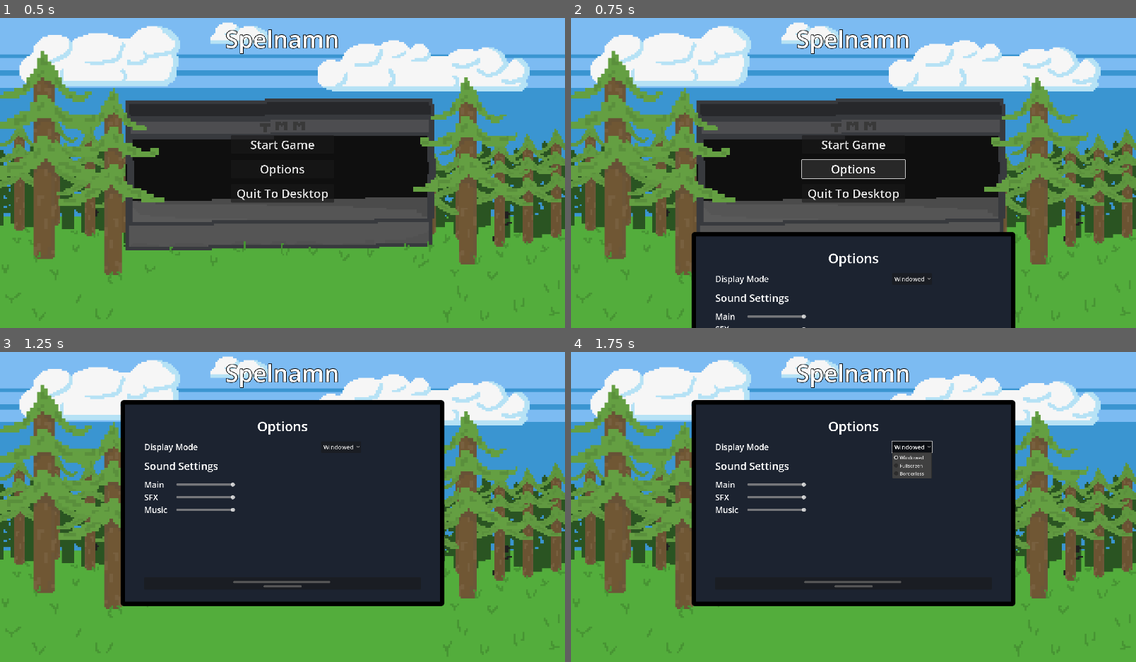
Above: before the commit, frames 1-4 (two rows, left to right).
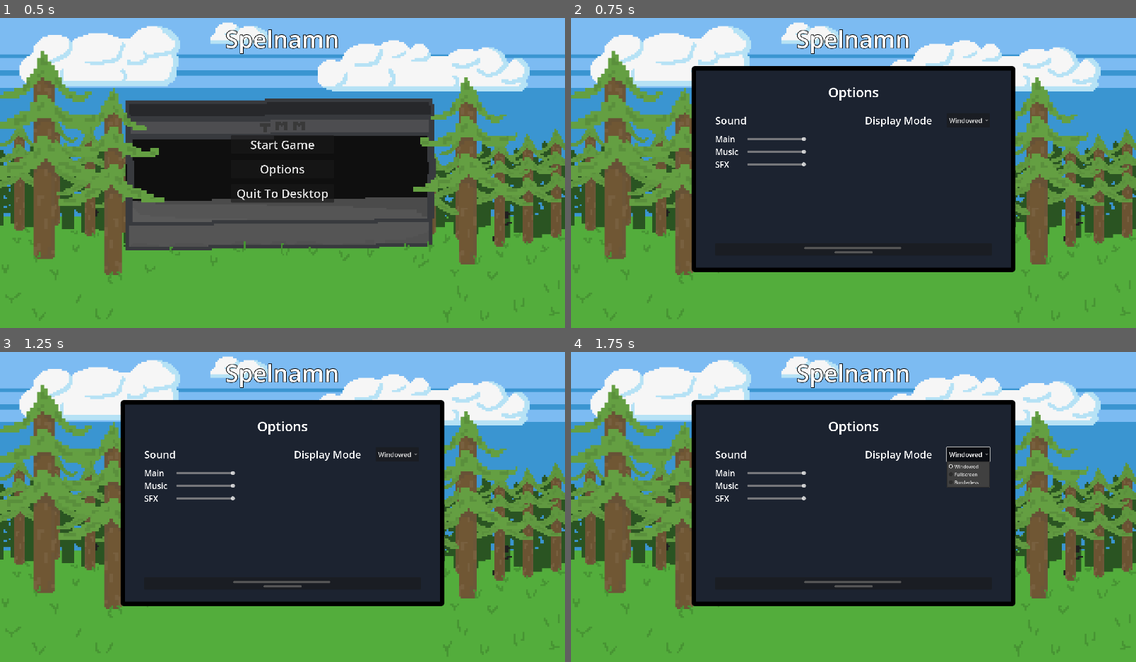
Above: after the commit, the same moments.

Repository: Goldstar32/TMMGame
Game: Godot game, scene res://Scenes/Menus/main_menu.tscn
Same seed, same stepped clock (60 frames per second), same inputs: the game is played once before the commit and once after it.
Inputs:
- Up to frame 1 (0.5 s): no input
- Up to frame 2 (0.75 s): click "Options" at 0.5 s
- Up to frame 3 (1.25 s): no input
- Up to frame 4 (1.75 s): click "Windowed" at 1.25 s

Frame 1 is identical in both runs. In frame 2, 39% of the frame differs, in the area x 21-79%, y 15-100%; in frame 3, 1.1%; in frame 4, 2.6%.
Error after the commit: Invalid type in function 'select' in base 'OptionButton'. Cannot convert argument 1 from Nil to int. (res://Scripts/Menus/options_menu.gd:24)

Commit message:
Ny options layout
Ändrade layouten på options menys med flera nya containers och ändrade namn på saker. Fixade också display mode så att den sparar ens val

Diff:
--- a/Scenes/Menus/options_menu.tscn
+++ b/Scenes/Menus/options_menu.tscn
@@ -60,7 +60,7 @@
 
 [node name="VBoxContainer" type="VBoxContainer" parent="MenuPanel/MarginContainer"]
 layout_mode = 2
-theme_override_constants/separation = 20
+theme_override_constants/separation = 40
 
 [node name="Options" type="Label" parent="MenuPanel/MarginContainer/VBoxContainer"]
 layout_mode = 2
@@ -68,25 +68,81 @@
 text = "Options"
 horizontal_alignment = 1
 
-[node name="GridContainer" type="GridContainer" parent="MenuPanel/MarginContainer/VBoxContainer"]
+[node name="Content" type="GridContainer" parent="MenuPanel/MarginContainer/VBoxContainer"]
 layout_mode = 2
 size_flags_horizontal = 0
 size_flags_vertical = 0
-theme_override_constants/h_separation = 350
+theme_override_constants/h_separation = 200
 theme_override_constants/v_separation = 20
 columns = 2
 
-[node name="Display" type="Label" parent="MenuPanel/MarginContainer/VBoxContainer/GridContainer"]
+[node name="SoundOptions" type="VBoxContainer" parent="MenuPanel/MarginContainer/VBoxContainer/Content"]
+layout_mode = 2
+theme_override_constants/separation = 20
+
+[node name="Sound" type="Label" parent="MenuPanel/MarginContainer/VBoxContainer/Content/SoundOptions"]
+layout_mode = 2
+theme_override_font_sizes/font_size = 35
+text = "Sound"
+
+[node name="GridContainer2" type="GridContainer" parent="MenuPanel/MarginContainer/VBoxContainer/Content/SoundOptions"]
+layout_mode = 2
+theme_override_constants/h_separation = 30
+columns = 2
+
+[node name="Main" type="Label" parent="MenuPanel/MarginContainer/VBoxContainer/Content/SoundOptions/GridContainer2"]
+layout_mode = 2
+theme_override_font_sizes/font_size = 28
+text = "Main
+"
+
+[node name="MainSlider" type="HSlider" parent="MenuPanel/MarginContainer/VBoxContainer/Content/SoundOptions/GridContainer2"]
+custom_minimum_size = Vector2(200, 0)
+layout_mode = 2
+size_flags_horizontal = 4
+size_flags_vertical = 4
+max_value = 1.0
+step = 0.001
+
+[node name="Music" type="Label" parent="MenuPanel/MarginContainer/VBoxContainer/Content/SoundOptions/GridContainer2"]
+layout_mode = 2
+theme_override_font_sizes/font_size = 28
+text = "Music"
+
+[node name="MusicSlider" type="HSlider" parent="MenuPanel/MarginContainer/VBoxContainer/Content/SoundOptions/GridContainer2"]
+layout_mode = 2
+size_flags_vertical = 4
+max_value = 1.0
+step = 0.001
+
+[node name="SFX" type="Label" parent="MenuPanel/MarginContainer/VBoxContainer/Content/SoundOptions/GridContainer2"]
+layout_mode = 2
+theme_override_font_sizes/font_size = 28
+text = "SFX"
+
+[node name="SFXSlider" type="HSlider" parent="MenuPanel/MarginContainer/VBoxContainer/Content/SoundOptions/GridContainer2"]
+custom_minimum_size = Vector2(50, 0)
+layout_mode = 2
+size_flags_vertical = 4
+max_value = 1.0
+step = 0.001
+
+[node name="OtherOptions" type="GridContainer" parent="MenuPanel/MarginContainer/VBoxContainer/Content"]
+layout_mode = 2
+theme_override_constants/h_separation = 50
+columns = 2
+
+[node name="Display" type="Label" parent="MenuPanel/MarginContainer/VBoxContainer/Content/OtherOptions"]
 layout_mode = 2
 size_flags_horizontal = 0
 size_flags_vertical = 8
-theme_override_font_sizes/font_size = 28
+theme_override_font_sizes/font_size = 35
 text = "Display Mode"
 
-[node name="Mode" type="OptionButton" parent="MenuPanel/MarginContainer/VBoxContainer/GridContainer"]
+[node name="Mode" type="OptionButton" parent="MenuPanel/MarginContainer/VBoxContainer/Content/OtherOptions"]
 layout_mode = 2
 size_flags_horizontal = 0
-theme_override_font_sizes/font_size = 20
+theme_override_font_sizes/font_size = 22
 item_count = 3
 selected = 0
 popup/item_0/text = "Windowed"
@@ -95,53 +151,6 @@
 popup/item_1/id = 1
 popup/item_2/text = "Borderless"
 popup/item_2/id = 2
-
-[node name="SoundSettings" type="Label" parent="MenuPanel/MarginContainer/VBoxContainer/GridContainer"]
-layout_mode = 2
-theme_override_font_sizes/font_size = 35
-text = "Sound Settings"
-
-[node name="GridContainer2" type="GridContainer" parent="MenuPanel/MarginContainer/VBoxContainer"]
-layout_mode = 2
-theme_override_constants/h_separation = 30
-columns = 2
-
-[node name="Main" type="Label" parent="MenuPanel/MarginContainer/VBoxContainer/GridContainer2"]
-layout_mode = 2
-theme_override_font_sizes/font_size = 28
-text = "Main
-"
-
-[node name="MainSlider" type="HSlider" parent="MenuPanel/MarginContainer/VBoxContainer/GridContainer2"]
-custom_minimum_size = Vector2(200, 0)
-layout_mode = 2
-size_flags_horizontal = 4
-size_flags_vertical = 4
-max_value = 1.0
-step = 0.001
-
-[node name="SFX" type="Label" parent="MenuPanel/MarginContainer/VBoxContainer/GridContainer2"]
-layout_mode = 2
-theme_override_font_sizes/font_size = 28
-text = "SFX"
-
-[node name="SFXSlider" type="HSlider" parent="MenuPanel/MarginContainer/VBoxContainer/GridContainer2"]
-custom_minimum_size = Vector2(50, 0)
-layout_mode = 2
-size_flags_vertical = 4
-max_value = 1.0
-step = 0.001
-
-[node name="Music" type="Label" parent="MenuPanel/MarginContainer/VBoxContainer/GridContainer2"]
-layout_mode = 2
-theme_override_font_sizes/font_size = 28
-text = "Music"
-
-[node name="MusicSlider" type="HSlider" parent="MenuPanel/MarginContainer/VBoxContainer/GridContainer2"]
-layout_mode = 2
-size_flags_vertical = 4
-max_value = 1.0
-step = 0.001
 
 [node name="Close" type="Button" parent="MenuPanel/MarginContainer/VBoxContainer"]
 layout_mode = 2
@@ -153,11 +162,11 @@
 icon = ExtResource("1_konqf")
 icon_alignment = 1
 
-[connection signal="item_selected" from="MenuPanel/MarginContainer/VBoxContainer/GridContainer/Mode" to="." method="_on_option_button_item_selected"]
-[connection signal="drag_ended" from="MenuPanel/MarginContainer/VBoxContainer/GridContainer2/MainSlider" to="." method="_on_main_slider_drag_ended"]
-[connection signal="value_changed" from="MenuPanel/MarginContainer/VBoxContainer/GridContainer2/MainSlider" to="." method="_on_main_slider_value_changed"]
-[connection signal="drag_ended" from="MenuPanel/MarginContainer/VBoxContainer/GridContainer2/SFXSlider" to="." method="_on_sfx_slider_drag_ended"]
-[connection signal="value_changed" from="MenuPanel/MarginContainer/VBoxContainer/GridContainer2/SFXSlider" to="." method="_on_sfx_slider_value_changed"]
-[connection signal="drag_ended" from="MenuPanel/MarginContainer/VBoxContainer/GridContainer2/MusicSlider" to="." method="_on_music_slider_drag_ended"]
-[connection signal="value_changed" from="MenuPanel/MarginContainer/VBoxContainer/GridContainer2/MusicSlider" to="." method="_on_music_slider_value_changed"]
+[connection signal="drag_ended" from="MenuPanel/MarginContainer/VBoxContainer/Content/SoundOptions/GridContainer2/MainSlider" to="." method="_on_main_slider_drag_ended"]
+[connection signal="value_changed" from="MenuPanel/MarginContainer/VBoxContainer/Content/SoundOptions/GridContainer2/MainSlider" to="." method="_on_main_slider_value_changed"]
+[connection signal="drag_ended" from="MenuPanel/MarginContainer/VBoxContainer/Content/SoundOptions/GridContainer2/MusicSlider" to="." method="_on_music_slider_drag_ended"]
+[connection signal="value_changed" from="MenuPanel/MarginContainer/VBoxContainer/Content/SoundOptions/GridContainer2/MusicSlider" to="." method="_on_music_slider_value_changed"]
+[connection signal="drag_ended" from="MenuPanel/MarginContainer/VBoxContainer/Content/SoundOptions/GridContainer2/SFXSlider" to="." method="_on_sfx_slider_drag_ended"]
+[connection signal="value_changed" from="MenuPanel/MarginContainer/VBoxContainer/Content/SoundOptions/GridContainer2/SFXSlider" to="." method="_on_sfx_slider_value_changed"]
+[connection signal="item_selected" from="MenuPanel/MarginContainer/VBoxContainer/Content/OtherOptions/Mode" to="." method="_on_option_button_item_selected"]
 [connection signal="button_up" from="MenuPanel/MarginContainer/VBoxContainer/Close" to="." method="_on_button_button_up"]
--- a/Scripts/Menus/options_menu.gd
+++ b/Scripts/Menus/options_menu.gd
@@ -12,12 +12,16 @@
 
 # Called when the node enters the scene tree for the first time.
 func _ready():
-	var sfx_slider = $MenuPanel/MarginContainer/VBoxContainer/GridContainer2/SFXSlider
+	var main_slider = $MenuPanel/MarginContainer/VBoxContainer/Content/SoundOptions/GridContainer2/MainSlider
+	main_slider.value = db_to_linear(AudioServer.get_bus_volume_db(main_bus))
+	var music_slider = $MenuPanel/MarginContainer/VBoxContainer/Content/SoundOptions/GridContainer2/MusicSlider
+	music_slider.value = db_to_linear(AudioServer.get_bus_volume_db(music_bus))
+	var sfx_slider = $MenuPanel/MarginContainer/VBoxContainer/Content/SoundOptions/GridContainer2/SFXSlider
 	sfx_slider.value = db_to_linear(AudioServer.get_bus_volume_db(sfx_bus))
-	var main_slider = $MenuPanel/MarginContainer/VBoxContainer/GridContainer2/MainSlider
-	main_slider.value = db_to_linear(AudioServer.get_bus_volume_db(main_bus))
-	var music_slider = $MenuPanel/MarginContainer/VBoxContainer/GridContainer2/MusicSlider
-	music_slider.value = db_to_linear(AudioServer.get_bus_volume_db(music_bus))
+
+	var mode_option_button = $MenuPanel/MarginContainer/VBoxContainer/Content/OtherOptions/Mode
+	var window_mode = window_mode_to_int()
+	mode_option_button.select(window_mode)
 
 	screenSize = get_viewport().get_visible_rect().size
 	animateMenu("up")
@@ -34,6 +38,37 @@
 	await get_tree().create_timer(0.5).timeout
 	get_tree().root.remove_child(options_menu)
 
+#Ändrar skärmläge i spelet
+func _on_option_button_item_selected(index):
+	$SFX.stream = click_sound
+	$SFX.play()
+
+	match index:
+		0:
+			DisplayServer.window_set_mode(DisplayServer.WINDOW_MODE_MAXIMIZED)
+		1:
+			DisplayServer.window_set_mode(DisplayServer.WINDOW_MODE_EXCLUSIVE_FULLSCREEN)
+		2:
+			DisplayServer.window_set_mode(DisplayServer.WINDOW_MODE_FULLSCREEN)
+
+#Ändra ljudnivåer efter sliders
+func _on_main_slider_value_changed(value):
+	AudioServer.set_bus_volume_db(main_bus, linear_to_db(value))
+func _on_music_slider_value_changed(value):
+	AudioServer.set_bus_volume_db(music_bus, linear_to_db(value))
+func _on_sfx_slider_value_changed(value):
+	AudioServer.set_bus_volume_db(sfx_bus, linear_to_db(value))
+#Spela ljud när man ändrar ljudnivå
+func _on_main_slider_drag_ended(value_changed):
+	$SFX.stream = click_sound
+	$SFX.play()
+func _on_music_slider_drag_ended(value_changed):
+	$SFX.stream = click_sound
+	$SFX.play()
+func _on_sfx_slider_drag_ended(value_changed):
+	$SFX.stream = click_sound
+	$SFX.play()
+
 #gör en tween som är baserad på skärmstorleken
 func animateMenu(direction):
 	var posX = screenSize[0]/2 - menu_panel.size[0]/2
@@ -46,33 +81,13 @@
 	if direction == "down":
 		tween.tween_property(menu_panel, "position", Vector2(posX, screenSize[1]), 0.5)
 
-#Ändrar skärmläge i spelet
-func _on_option_button_item_selected(index):
-	$SFX.stream = click_sound
-	$SFX.play()
+func window_mode_to_int():
+	var mode = DisplayServer.window_get_mode()
 
-	match index:
-		0:
-			DisplayServer.window_set_mode(DisplayServer.WINDOW_MODE_MAXIMIZED)
-		1:
-			DisplayServer.window_set_mode(DisplayServer.WINDOW_MODE_EXCLUSIVE_FULLSCREEN)
+	match mode:
 		2:
-			DisplayServer.window_set_mode(DisplayServer.WINDOW_MODE_WINDOWED)
-
-#Ändra ljudnivåer efter sliders
-func _on_main_slider_value_changed(value):
-	AudioServer.set_bus_volume_db(main_bus, linear_to_db(value))
-func _on_sfx_slider_value_changed(value):
-	AudioServer.set_bus_volume_db(sfx_bus, linear_to_db(value))
-func _on_music_slider_value_changed(value):
-	AudioServer.set_bus_volume_db(music_bus, linear_to_db(value))
-#Spela ljud när man ändrar ljudnivå
-func _on_main_slider_drag_ended(value_changed):
-	$SFX.stream = click_sound
-	$SFX.play()
-func _on_sfx_slider_drag_ended(value_changed):
-	$SFX.stream = click_sound
-	$SFX.play()
-func _on_music_slider_drag_ended(value_changed):
-	$SFX.stream = click_sound
-	$SFX.play()
+			return 0
+		4:
+			return 1
+		3:
+			return 2
